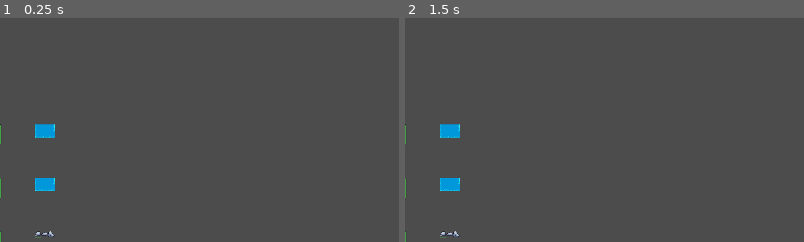
Above: before the commit, frames 1-2 (left to right).
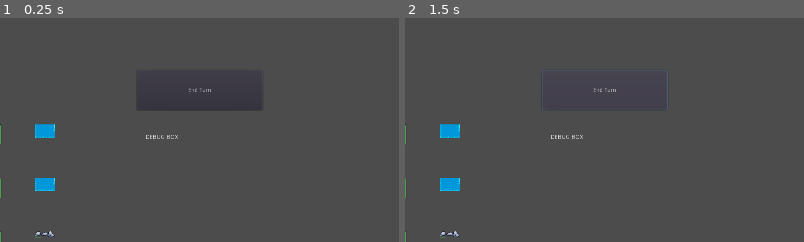
Above: after the commit, the same moments.

Repository: JustinWinningham/ProjectBattleMallet40million
Game: Godot game, scene res://Scenes/SkirmishScene.tscn
Two runs of this game, one before a commit and one after it. Both use one fixed random seed, a clock stepped at 60 frames per second and the inputs below. This scene is started directly instead of the project's main scene.
Inputs (mouse positions are % of the whole screen's width and height, from its top left):
- Up to frame 1 (0.25 s): no input
- Up to frame 2 (1.5 s): click (61, 16) at 0.5 s, where only the run after the commit has a clickable "End Turn"; click (61, 16) at 1.25 s, where only the run after the commit has a clickable "End Turn"
The pictures show only the part of the screen within x 36-86%, y 0-50%; the shares and areas given below are measured in that part.

The runs differ from the first frame. In frame 1, 0.2% of the frame differs, in the area x 35-65%, y 31-55%; in frame 2, 0.3%, in the area x 34-66%, y 23-55%.
Error after the commit: Unable to iterate on object of type 'Nil'. (res://Scripts/GameController.gd:20)

Commit message:
context swap
context swap

Diff:
--- /dev/null
+++ b/Globals/DATACUSTODIAN.gd
@@ -0,0 +1,28 @@
+# This script acts as a go-between for passing data from certain menus to game screens
+extends Node
+
+var activeFactions = []
+var isNewGame = true
+
+func _ready():
+	pass
+
+func setActiveFactions(factions : Array):
+	clearActiveFactions()
+	for i in factions:
+		activeFactions[i] = factions[i]
+
+func getActiveFactions():
+	return activeFactions
+
+func numActiveFactions():
+	return activeFactions.size()
+
+func clearActiveFactions():
+	activeFactions = []
+
+func setIsNewGame(decision):
+	isNewGame = decision
+
+func isNewGame():
+	return isNewGame
--- a/Scenes/SkirmishScene.tscn
+++ b/Scenes/SkirmishScene.tscn
@@ -1,6 +1,7 @@
-[gd_scene load_steps=2 format=2]
+[gd_scene load_steps=3 format=2]
 
 [ext_resource path="res://Scripts/MapBuilder.gd" type="Script" id=1]
+[ext_resource path="res://Scripts/GameController.gd" type="Script" id=2]
 
 [node name="MapController" type="Node2D"]
 script = ExtResource( 1 )
@@ -18,4 +19,27 @@
 cell_tile_origin = 1
 format = 1
 
-[node name="TurnController" type="Node2D" parent="."]
+[node name="GameController" type="Node2D" parent="."]
+script = ExtResource( 2 )
+
+[node name="DEBUG_ET_Button" type="Button" parent="GameController"]
+margin_left = 1014.0
+margin_top = 126.0
+margin_right = 1316.0
+margin_bottom = 222.0
+text = "End Turn"
+__meta__ = {
+"_edit_use_anchors_": false
+}
+
+[node name="DEBUG_GC_Label" type="Label" parent="GameController"]
+margin_left = 1035.0
+margin_top = 280.0
+margin_right = 1226.0
+margin_bottom = 369.0
+text = "DEBUG BOX"
+__meta__ = {
+"_edit_use_anchors_": false
+}
+
+[connection signal="pressed" from="GameController/DEBUG_ET_Button" to="GameController" method="_on_DEBUG_ET_Button_pressed"]
--- /dev/null
+++ b/Scripts/GameController.gd
@@ -0,0 +1,44 @@
+extends Node
+
+var teamz = [] # TODO - update with team
+var activeUnits = []
+
+var turnNumber = 0
+var numTeams
+var currentTeam
+var currentTurn
+
+var loading
+
+var unitMap = []
+
+
+
+
+func _ready():
+	loading = DATACUSTODIAN.isNewGame()
+	for i in numTeams:
+		var row = []
+		activeUnits.push_back(row)
+		# fill out empty unit array to hold spawned unit references
+		for j in MAPCUSTODIAN.getMapSizeX():
+			for k in MAPCUSTODIAN.getMapSizeY():
+				unitMap.push_back(row)
+	# At this point, our varaibles should be filled out (abeit empty)
+	if not loading:
+		teamz = DATACUSTODIAN.getActiveFactions() # set our teams in turn order
+		numTeams = teamz.size()
+		newTurn()
+
+	else:
+		pass
+
+func _on_DEBUG_ET_Button_pressed():
+	newTurn()
+	print_debug("New turn started! (" + turnNumber + ")")
+
+
+func newTurn():
+	turnNumber += 1
+	currentTurn = Turn.new(turnNumber)
+	currentTeam = currentTurn % numTeams
--- /dev/null
+++ b/Scripts/Objects/Turn.gd
@@ -0,0 +1,7 @@
+class_name Turn
+
+var turnNumber
+
+func _init(turn):
+	turnNumber = turn
+	pass
--- a/Scripts/Objects/Unit.gd
+++ b/Scripts/Objects/Unit.gd
@@ -36,6 +36,10 @@
 
 var isValid = true
 
+# Turn level options
+var moved = false
+var acted = false
+
 
 
 func _init(path):
@@ -61,3 +65,21 @@
 
 func isValid():
 	return self.isValid
+
+func hasActed():
+	return moved
+
+func hasMoved():
+	return acted
+
+func move():
+	if hasMoved():
+		return
+	# Insert movement logic here
+	moved = true
+
+func act():
+	if hasActed():
+		return
+	# Insert action logic here
+	acted = true
--- a/Scripts/TurnController.gd
+++ /dev/null
@@ -1,16 +0,0 @@
-extends Node
-
-var turnNumber = 0
-var teams = []
-var currentTeam
-
-
-
-# Called when the node enters the scene tree for the first time.
-func _ready():
-	pass # Replace with function body.
-
-
-# Called every frame. 'delta' is the elapsed time since the previous frame.
-#func _process(delta):
-#	pass
--- a/project.godot
+++ b/project.godot
@@ -25,6 +25,11 @@
 "path": "res://Scripts/Objects/Map.gd"
 }, {
 "base": "Reference",
+"class": "Turn",
+"language": "GDScript",
+"path": "res://Scripts/Objects/Turn.gd"
+}, {
+"base": "Reference",
 "class": "Unit",
 "language": "GDScript",
 "path": "res://Scripts/Objects/Unit.gd"
@@ -33,6 +38,7 @@
 "Faction": "",
 "Hero": "",
 "Map": "",
+"Turn": "",
 "Unit": ""
 }
 
@@ -47,6 +53,7 @@
 GLOBAL="*res://Globals/GLOBAL.gd"
 MAPCUSTODIAN="*res://Globals/MAPCUSTODIAN.gd"
 FACTIONCUSTODIAN="*res://Globals/FACTIONCUSTODIAN.gd"
+DATACUSTODIAN="*res://Globals/DATACUSTODIAN.gd"
 
 [display]
 
Not shown, added: Art/Landscape and Terrain/Temperate tile set/Details/Trees/densetrees1.png.import
Not shown, added: Art/Landscape and Terrain/Temperate tile set/Details/Trees/densetrees2.png.import
Not shown, added: Art/Landscape and Terrain/Temperate tile set/Details/Trees/densetrees3.png.import
Not shown, added: Art/Landscape and Terrain/Temperate tile set/Details/Trees/sparsetrees1.png.import
Not shown, added: Art/Landscape and Terrain/Temperate tile set/Details/Trees/sparstrees2.png.import
Not shown, added: Art/Landscape and Terrain/Temperate tile set/Details/Trees/sparstrees3.png.import
Not shown, added: Art/Landscape and Terrain/Temperate tile set/Details/Trees/tree1.png.import
Not shown, added: Art/Landscape and Terrain/Temperate tile set/Details/Trees/tree2.png.import
Not shown, added: Art/Landscape and Terrain/Temperate tile set/Details/Trees/tree3.png.import
